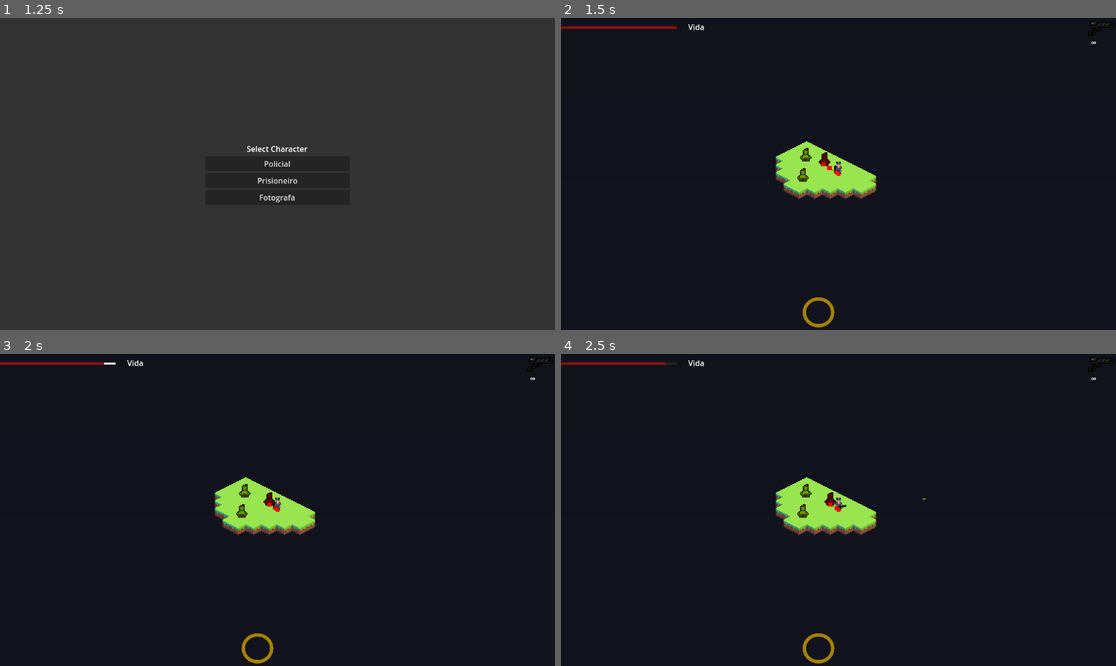
Above: before the commit, frames 1-4 (two rows, left to right).
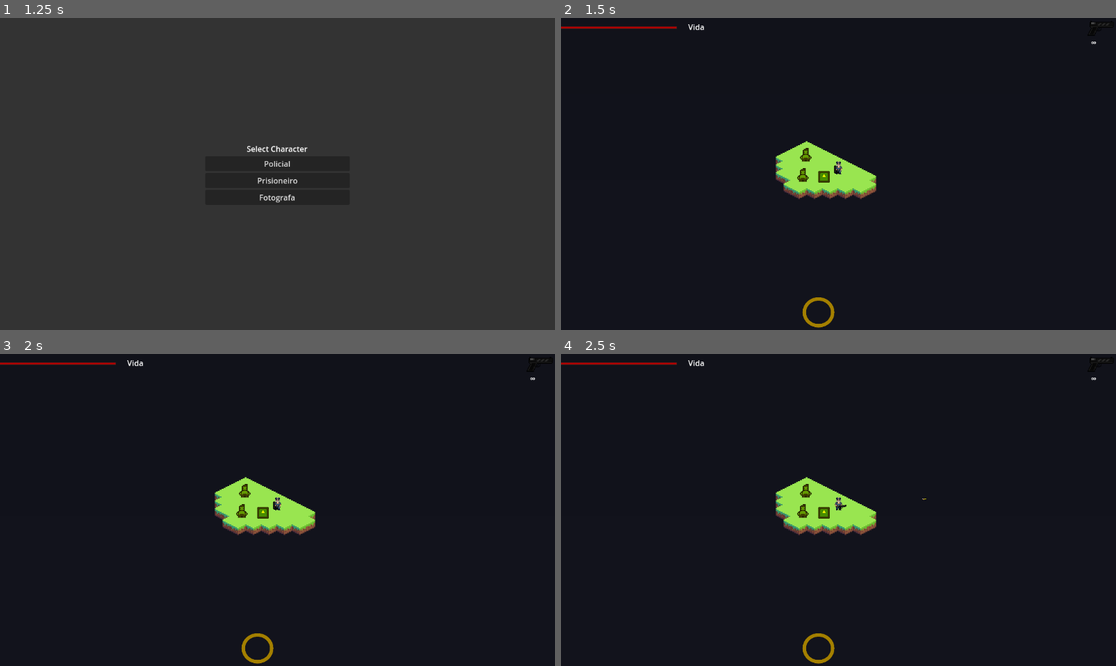
Above: after the commit, the same moments.

Repository: Kennykiller36/project-rogue-zombie
Game: Godot game, scene res://scenes/main_menu_scene/main_menu.tscn
The game is run twice, just before and just after one commit, with the same random seed, the same clock (stepped at 60 frames per second) and the same inputs. The engine's default icon, where the game draws it, is replaced by a stand-in: a white triangle on a blue panel in a dark square.
Inputs (mouse positions are in pixels of both pictures, inside the frame that each line leads up to):
- Up to frame 1 (1.25 s): click "Start Game" at 0.5 s
- Up to frame 2 (1.5 s): click "Policial" at 1.25 s
- Up to frame 3 (2 s): no input
- Up to frame 4 (2.5 s): tap Enter at 2 s; move the mouse to (960, 494) at 2.02 s; hold C (addHabilidade) from 2.03 s (still down); click (960, 494) at 2.17 s

Frame 1 is identical in both runs. In frame 2, 0.2% of the frame differs, in the area x 46-51%, y 42-53%; in frame 3, 0.2%, in the area x 18-51%, y 2-53%; in frame 4, 0.2%.

Commit message:
Add crafting no jogo

Diff:
--- a/entidades/arma/arma.gd
+++ b/entidades/arma/arma.gd
@@ -2,6 +2,7 @@
 
 signal shot
 signal weapon_data_ready
+signal ammo_changed
 
 @export var tipo_arma: int = 1
 @export var weapon_data: WeaponData
--- /dev/null
+++ b/entidades/crafting/craftador.gd
@@ -0,0 +1,30 @@
+extends CharacterBody2D
+
+@onready var area := $Area2D
+
+var craft_open := false
+
+func _ready():
+	if area:
+		area.area_entered.connect(_on_area_entered)
+
+func _on_area_entered(other_area: Area2D):
+	if craft_open:
+		return
+
+	if other_area.is_in_group("player"):
+		open_craft(other_area.get_parent())
+
+func open_craft(jogador: Player):
+	if jogador == null:
+		return
+
+	var craft_scene = preload("res://scenes/craft/craft.tscn").instantiate()
+	get_tree().root.add_child(craft_scene)
+	craft_scene.initialize(jogador)
+
+	craft_open = true
+
+	craft_scene.tree_exited.connect(func():
+		craft_open = false
+	)
--- /dev/null
+++ b/entidades/crafting/craftador.tscn
@@ -0,0 +1,36 @@
+[gd_scene load_steps=5 format=3 uid="uid://d08xssjfgylyg"]
+
+[ext_resource type="Script" uid="uid://c0cffk6djdnor" path="res://entidades/crafting/craftador.gd" id="1_a6rt2"]
+[ext_resource type="Texture2D" uid="uid://c5y03v5tytg4p" path="res://icon.svg" id="2_a6rt2"]
+
+[sub_resource type="CircleShape2D" id="CircleShape2D_kqu6x"]
+radius = 2.0
+
+[sub_resource type="RectangleShape2D" id="RectangleShape2D_f2but"]
+size = Vector2(12, 14)
+
+[node name="craftador" type="CharacterBody2D"]
+z_index = 2
+collision_layer = 2
+collision_mask = 3
+motion_mode = 1
+wall_min_slide_angle = 0.0
+script = ExtResource("1_a6rt2")
+
+[node name="MovimentoCollisionShape2D" type="CollisionShape2D" parent="."]
+shape = SubResource("CircleShape2D_kqu6x")
+
+[node name="Sprite" type="Sprite2D" parent="."]
+modulate = Color(1, 1, 0, 1)
+texture_filter = 1
+position = Vector2(0, -6)
+scale = Vector2(0.09607212, 0.09607212)
+texture = ExtResource("2_a6rt2")
+
+[node name="Area2D" type="Area2D" parent="." groups=["npc"]]
+
+[node name="DialogoCollisionShape2D" type="CollisionShape2D" parent="Area2D"]
+position = Vector2(0, -6)
+shape = SubResource("RectangleShape2D_f2but")
+
+[connection signal="area_entered" from="Area2D" to="." method="_on_area_2d_area_entered"]
--- a/entidades/items/consumiveis/ConsumableData.gd
+++ b/entidades/items/consumiveis/ConsumableData.gd
@@ -9,3 +9,8 @@
 	match effect_type:
 		EffectType.HEAL:
 			jogador.aumentar_vida(effect_value)
+		EffectType.AMMO:
+			if jogador.componente_arma:
+				jogador.componente_arma.municao_atual+=effect_value
+				jogador.componente_arma.ammo_changed.emit()
+				#jogador.componente_arma.municao_atual = min(jogador.componente_arma.municao_atual + effect_value, jogador.componente_arma.weapon_data.max_ammo)
--- a/entidades/items/consumiveis/medkit.tres
+++ b/entidades/items/consumiveis/medkit.tres
@@ -9,5 +9,6 @@
 name = "Medkit"
 description = "Cura para vida total"
 price = 100
+craft_cost = 50
 icon = ExtResource("1_l0d1u")
 type = "Consumable"
--- /dev/null
+++ b/entidades/items/consumiveis/pente.tres
@@ -0,0 +1,15 @@
+[gd_resource type="Resource" script_class="ConsumableData" load_steps=3 format=3 uid="uid://saln8xqb7cd4"]
+
+[ext_resource type="Texture2D" uid="uid://c5y03v5tytg4p" path="res://icon.svg" id="1_p3edr"]
+[ext_resource type="Script" uid="uid://dblj3106iwnxd" path="res://entidades/items/consumiveis/ConsumableData.gd" id="2_tjgh0"]
+
+[resource]
+script = ExtResource("2_tjgh0")
+effect_type = 1
+effect_value = 30
+name = "Pente"
+description = "Dá mais 30 balas"
+price = 100
+craft_cost = 25
+icon = ExtResource("1_p3edr")
+type = "Consumable"
--- a/entidades/items/item_data.gd
+++ b/entidades/items/item_data.gd
@@ -4,5 +4,6 @@
 @export var name: String
 @export var description: String
 @export var price: int
+@export var craft_cost: int
 @export var icon: Texture2D
 @export_enum("Consumable", "WeaponMod") var type: String
--- a/entidades/player/fotografa.tres
+++ b/entidades/player/fotografa.tres
@@ -12,3 +12,4 @@
 sprite = ExtResource("2_0gt1y")
 armaInicial = 3
 dinheiroInicial = 1000
+sucataInicial = 1000
--- a/entidades/player/player.gd
+++ b/entidades/player/player.gd
@@ -16,6 +16,7 @@
 var saude: int
 var carga_habilidade: int = 100
 var dinheiro_atual: int = 0
+var sucata_atual: int = 0
 
 ## Movimento
 var max_speed: float
@@ -50,6 +51,7 @@
 	componente_sprite.texture = player_data.sprite
 	componente_arma.setup_weapon(player_data.armaInicial)
 	dinheiro_atual = player_data.dinheiroInicial
+	sucata_atual = player_data.sucataInicial
 
 func _physics_process(delta: float) -> void:
 	dir_input = Input.get_vector("left", "right", "up", "down")
--- a/entidades/player/player_data.gd
+++ b/entidades/player/player_data.gd
@@ -8,4 +8,5 @@
 @export var sprite: Texture2D
 @export var armaInicial: int
 @export var dinheiroInicial: int
+@export var sucataInicial: int
 @export var current_weapon: WeaponData  # Current weapon
--- a/entidades/player/policial.tres
+++ b/entidades/player/policial.tres
@@ -12,3 +12,4 @@
 sprite = ExtResource("2_amcdb")
 armaInicial = 1
 dinheiroInicial = 1000
+sucataInicial = 1000
--- a/entidades/player/prisioneiro.tres
+++ b/entidades/player/prisioneiro.tres
@@ -12,3 +12,4 @@
 sprite = ExtResource("2_52gam")
 armaInicial = 2
 dinheiroInicial = 1000
+sucataInicial = 1000
--- a/hud_arma.gd
+++ b/hud_arma.gd
@@ -32,6 +32,9 @@
 
 	if not arma.shot.is_connected(_on_arma_shot):
 		arma.shot.connect(_on_arma_shot)
+
+	if not arma.ammo_changed.is_connected(_on_ammo_changed):
+		arma.ammo_changed.connect(_on_ammo_changed)
 
 
 func update_display() -> void:
@@ -70,3 +73,7 @@
 
 func _on_arma_shot() -> void:
 	update_display()
+
+
+func _on_ammo_changed() -> void:
+	update_display()
--- /dev/null
+++ b/scenes/craft/craft.tscn
@@ -0,0 +1,62 @@
+[gd_scene load_steps=2 format=3 uid="uid://dyvul03425a0p"]
+
+[ext_resource type="Script" uid="uid://dueepe7tk1ov5" path="res://scenes/craft/craft_scene.gd" id="1_s25rq"]
+
+[node name="CanvasLayer" type="CanvasLayer" groups=["menu"]]
+script = ExtResource("1_s25rq")
+
+[node name="Loja" type="Control" parent="."]
+layout_mode = 3
+anchors_preset = 8
+anchor_left = 0.5
+anchor_top = 0.5
+anchor_right = 0.5
+anchor_bottom = 0.5
+offset_left = -400.0
+offset_top = -300.0
+offset_right = 400.0
+offset_bottom = 300.0
+grow_horizontal = 2
+grow_vertical = 2
+
+[node name="ScrollContainer" type="ScrollContainer" parent="Loja"]
+layout_mode = 1
+anchors_preset = 15
+anchor_right = 1.0
+anchor_bottom = 1.0
+offset_top = 40.0
+offset_bottom = -60.0
+grow_horizontal = 2
+grow_vertical = 2
+
+[node name="VBoxContainer" type="VBoxContainer" parent="Loja/ScrollContainer"]
+layout_mode = 2
+size_flags_horizontal = 3
+size_flags_vertical = 3
+
+[node name="CurrencyLabel" type="Label" parent="Loja"]
+layout_mode = 1
+anchors_preset = 5
+anchor_left = 0.5
+anchor_right = 0.5
+offset_left = -50.0
+offset_top = 10.0
+offset_right = 50.0
+offset_bottom = 30.0
+grow_horizontal = 2
+text = "Materials: 0"
+
+[node name="BotaoSair" type="Button" parent="Loja"]
+layout_mode = 1
+anchors_preset = 3
+anchor_left = 1.0
+anchor_top = 1.0
+anchor_right = 1.0
+anchor_bottom = 1.0
+offset_left = -100.0
+offset_top = -50.0
+offset_right = -10.0
+offset_bottom = -10.0
+grow_horizontal = 0
+grow_vertical = 0
+text = "Sair"
--- /dev/null
+++ b/scenes/craft/craft_scene.gd
@@ -0,0 +1,68 @@
+extends CanvasLayer
+
+@onready var container_itens = $Loja/ScrollContainer/VBoxContainer
+@onready var rotulo_sucata = $Loja/CurrencyLabel
+@onready var botao_sair = $Loja/BotaoSair
+
+var craft_items: Array[ItemData] = [
+	preload("res://entidades/items/consumiveis/medkit.tres"),
+	preload("res://entidades/items/consumiveis/pente.tres")
+]
+
+var jogador: Player
+
+func _ready():
+	if botao_sair:
+		botao_sair.pressed.connect(_on_sair_pressionado)
+
+func initialize(p_jogador: Player):
+	jogador = p_jogador
+	atualizar_exibicao_sucata()
+	popular_crafting()
+
+func popular_crafting():
+	for item in craft_items:
+		var ui_item = preload("res://scenes/craft/item_ui_craft.tscn").instantiate()
+		container_itens.add_child(ui_item)
+		ui_item.setup(item)
+		ui_item.craft_pressed.connect(_on_craft_pressionado)
+
+func _on_craft_pressionado(item: ItemData):
+	if jogador.sucata_atual >= item.craft_cost:
+		jogador.sucata_atual -= item.craft_cost
+		aplicar_efeito_item(item)
+		atualizar_exibicao_sucata()
+	else:
+		print("Sucata insuficiente")
+
+func aplicar_efeito_item(item: ItemData):
+	if item is ConsumableData:
+		item.apply(jogador)
+		print("Crafted item: ", item.name)
+
+	elif item is WeaponModData:
+		if not jogador.componente_arma:
+			return
+
+		var weapon = jogador.componente_arma
+		if not weapon.weapon_data:
+			return
+
+		if weapon.weapon_data.attachments.has(item):
+			print("Already has this attachment: ", item.name)
+			return
+
+		weapon.weapon_data.attachments.append(item)
+		item.apply_to_weapon(weapon.weapon_data)
+		print("Crafted attachment: ", item.name)
+
+		weapon.weapon_data_ready.emit()
+
+func atualizar_exibicao_sucata():
+	if rotulo_sucata:
+		rotulo_sucata.text = "Sucata: " + str(jogador.sucata_atual)
+	else:
+		push_error("CurrencyLabel (Sucata) não encontrado")
+
+func _on_sair_pressionado():
+	queue_free()
--- /dev/null
+++ b/scenes/craft/item_ui_craft.gd
@@ -0,0 +1,22 @@
+extends HBoxContainer
+
+signal craft_pressed(item: ItemData)
+
+@onready var icon = $Icon
+@onready var name_label = $VBoxContainer/NameLabel
+@onready var description_label = $VBoxContainer/DescriptionLabel
+@onready var price_label = $VBoxContainer/PriceLabel
+@onready var buy_button = $BuyButton
+
+var item: ItemData
+
+func setup(item_data: ItemData):
+	item = item_data
+	icon.texture = item.icon
+	name_label.text = item.name
+	description_label.text = item.description
+	price_label.text = "Sucata necessaria: " + str(item.craft_cost)
+	buy_button.connect("pressed", Callable(self, "_on_buy_pressed"))
+
+func _on_buy_pressed():
+	emit_signal("craft_pressed", item)
--- /dev/null
+++ b/scenes/craft/item_ui_craft.tscn
@@ -0,0 +1,31 @@
+[gd_scene load_steps=2 format=3 uid="uid://cb5ydel6nevps"]
+
+[ext_resource type="Script" uid="uid://by4k0fonpst6u" path="res://scenes/craft/item_ui_craft.gd" id="1_wcrgl"]
+
+[node name="ItemUICraft" type="HBoxContainer"]
+script = ExtResource("1_wcrgl")
+
+[node name="Icon" type="TextureRect" parent="."]
+layout_mode = 2
+size_flags_horizontal = 0
+size_flags_vertical = 4
+
+[node name="VBoxContainer" type="VBoxContainer" parent="."]
+layout_mode = 2
+size_flags_horizontal = 3
+
+[node name="NameLabel" type="Label" parent="VBoxContainer"]
+layout_mode = 2
+text = "Item Name"
+
+[node name="DescriptionLabel" type="Label" parent="VBoxContainer"]
+layout_mode = 2
+text = "Description"
+
+[node name="PriceLabel" type="Label" parent="VBoxContainer"]
+layout_mode = 2
+text = "Price: 0"
+
+[node name="BuyButton" type="Button" parent="."]
+layout_mode = 2
+text = "Comprar"
--- a/scenes/test_scene/test_scene.tscn
+++ b/scenes/test_scene/test_scene.tscn
@@ -8,7 +8,7 @@
 [ext_resource type="PackedScene" uid="uid://qf84jogtbtmc" path="res://entidades/npc_dialogo/npc_da_run.tscn" id="7_vrddd"]
 [ext_resource type="PackedScene" uid="uid://o0t4nhk5iafk" path="res://entidades/mercante/npc_mercante.tscn" id="8_ork3v"]
 [ext_resource type="Resource" uid="uid://c5b22pb2nx8ov" path="res://entidades/player/policial.tres" id="8_policial"]
-[ext_resource type="PackedScene" uid="uid://8hjx4iv8ysv0" path="res://entidades/zumbi/zumbi.tscn" id="9_a0rq3"]
+[ext_resource type="PackedScene" uid="uid://d08xssjfgylyg" path="res://entidades/crafting/craftador.tscn" id="9_a0rq3"]
 
 [sub_resource type="NavigationPolygon" id="NavigationPolygon_wgdak"]
 vertices = PackedVector2Array(8, 0, 0, 4, -8, 0, 0, -4)
@@ -86,5 +86,5 @@
 [node name="npc_mercante" parent="." instance=ExtResource("8_ork3v")]
 position = Vector2(-20, -19)
 
-[node name="Zumbi" parent="." instance=ExtResource("9_a0rq3")]
-position = Vector2(0, -37)
+[node name="craftador" parent="." instance=ExtResource("9_a0rq3")]
+position = Vector2(2, -17)
Not shown, added: entidades/crafting/craftador.gd.uid
Not shown, added: scenes/craft/craft_scene.gd.uid
Not shown, added: scenes/craft/item_ui_craft.gd.uid
